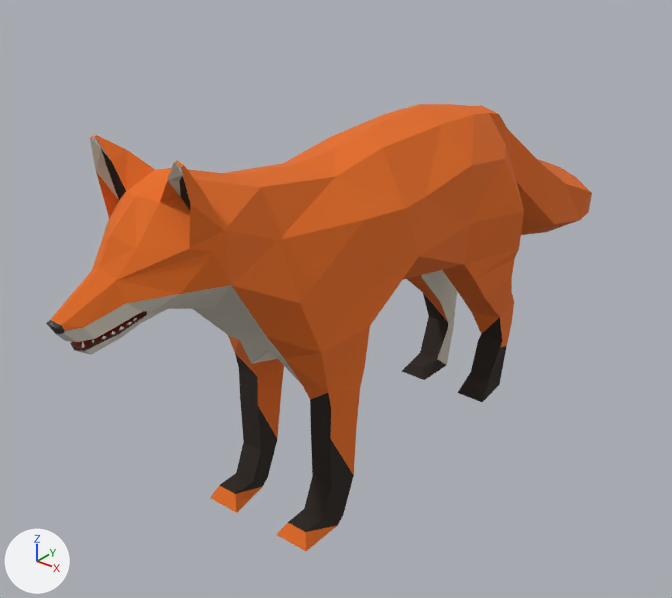
One commit to the OBJ model res/models/fox.obj: the scene before it, then after it.
Camera for both pictures: a 50 mm lens placed at (5.78, -7.78, 6.69), pointed at (-0.68, 0.3, 1.68). The lights are fixed; the arrows at lower left show +X, +Y and +Z. Where no turn or scale is listed for an object, it has been applied to the vertices.

In view in the first picture: 'Fox_Cube.001'.
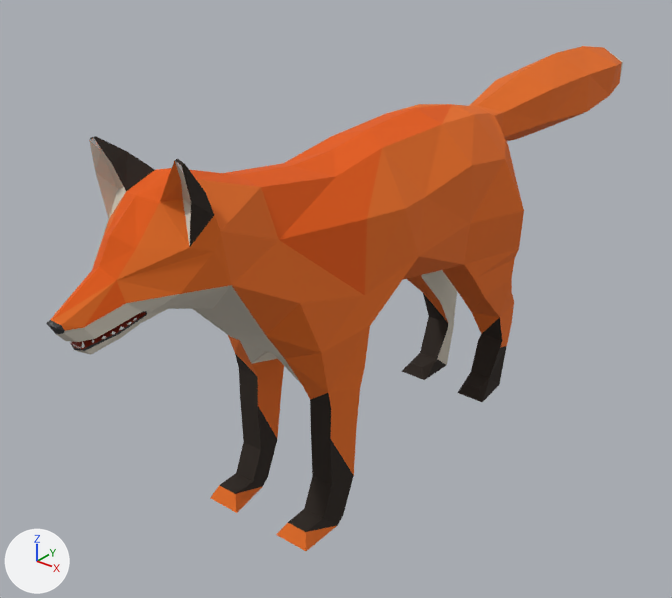
What differs and where, as boxes (x1, y1, x2, y2) in the pictures (672 x 598 px):
'Fox_Cube.001', reshaped (13% taller): before (46, 104, 592, 551); after (46, 46, 623, 551)
part 1 of me_fox_cube_001, built on: before (90, 104, 592, 303); after (72, 46, 623, 348)
part 2 of me_fox_cube_001, recoloured: (126, 152, 183, 191) in both
part 3 of me_fox_cube_001, recoloured: (55, 108, 441, 323) in both

What changed in the scene script:
```text
Add mat_oranger_fur:
    mat_oranger_fur = principled_material('Oranger_fur')
    mat_oranger_fur.base_color = (0.8, 0.105, 0.0)  # orange #e75b00
    mat_oranger_fur.roughness = 0.901
Change me_fox_cube_001:
    used by ob_fox_cube_001; location = (0.0, 0.0, 0.0)
    remove me_fox_cube_001.from_pydata(...)  # 461 vertices, 788 faces, 20 loose edges; spans x -0.89..0.89, y -4.14..5.98, z -0.01..4.54
    add me_fox_cube_001.from_pydata(...)  # 545 vertices, 884 faces, 20 loose edges; spans x -0.89..0.89, y -4.14..6.54, z -0.01..4.53
    me_fox_cube_001 part 1
    61 vertices are removed from x -0.7..0.7, y -3.16..5.98, z 1.39..4.54
    169 faces are deleted
    3 vertices in x 0.35..0.57, y -3.15..-2.93, z 4.2..4.48 move by (0.0, 0.0, 0.01)
    11 vertices move from x -0.57..0.57, y -3.13..2.27, z 3.08..4.52 to x -0.57..0.57, y -3.15..2.52, z 3.24..4.53
    145 vertices are added at x -0.7..0.7, y -3.95..6.54, z 3.05..4.53
    30 new faces join them, mat_white_fur (light grey #d1cabb)
    109 new faces join them, mat_orange_fur (orange #e76d1c)
    98 new faces join them, mat_teeth (white #f8ffff)
    20 new faces join them, mat_dark_fur (black #271d15)
    8 new faces join them, mat_oranger_fur (orange #e75b00)
    me_fox_cube_001 part 2: 8 faces spanning x -0.57..0.57, y -3.15..-2.8, z 4.1..4.53 switch from mat_orange_fur (orange #e76d1c) to mat_dark_fur (black #271d15)
    me_fox_cube_001 part 3: 36 faces spanning x -0.5..0.5, y -4.11..0.85, z 3.28..4.26 switch from mat_orange_fur (orange #e76d1c) to mat_oranger_fur (orange #e75b00)
```
